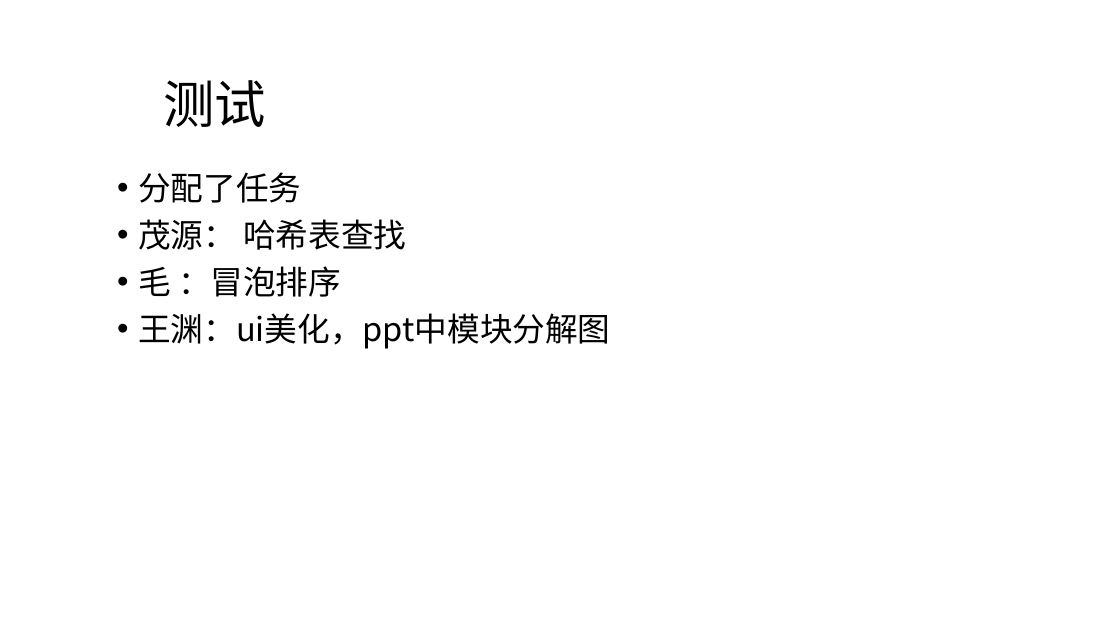
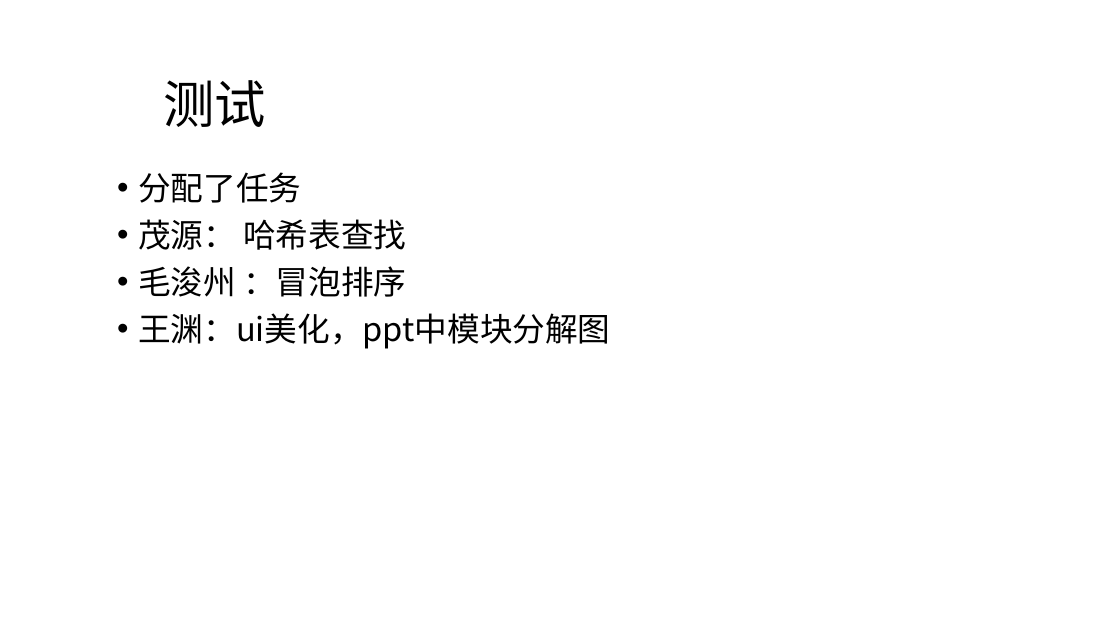
Before and after one commit to moriartyscat/--git, a slide deck: slide 9 of C语言期末作业.pptx. Drawn at 1120x630 pixels with LibreOffice and Linux fonts; fonts in the diff are those of the drawing; background and template pictures are left out. Boxes give left, top, right and bottom in pixels: in the first picture for what was removed or moved away, otherwise in the second. Text is boxed around its words. In the diff, an @@ line names an element or a change of style, - is before the commit and + after.

```diff
--- a/C语言期末作业.pptx
+++ b/C语言期末作业.pptx
@@ text at (138, 266, 406, 297): text changed @@
-• 毛 ：冒泡排序
+• 毛浚州 ：冒泡排序
```
Also in this commit, not shown: 10 slides added, 3 slides removed.
